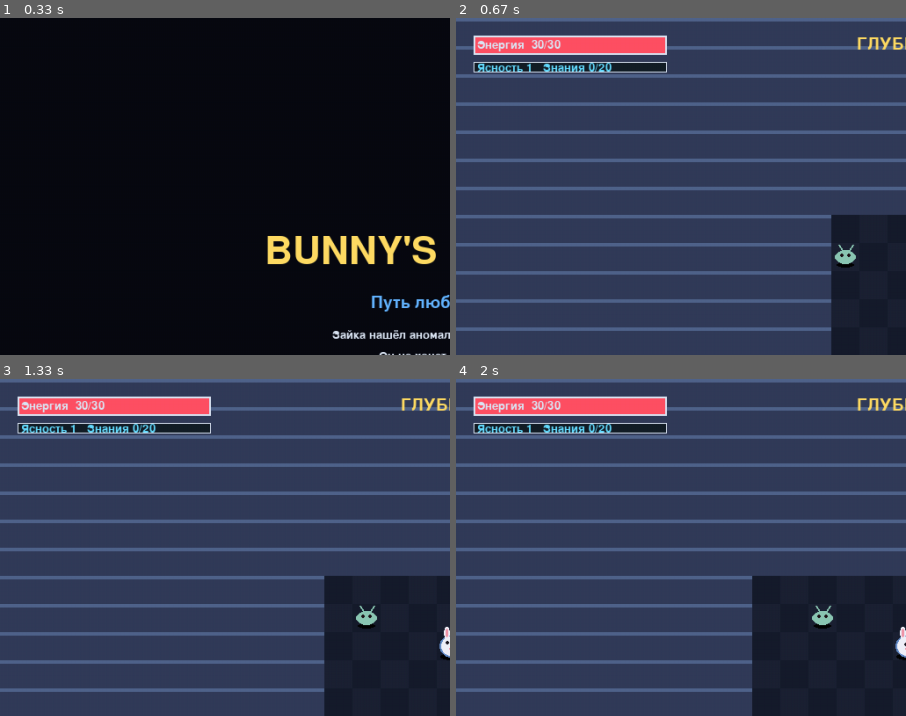
Above: before the commit, frames 1-4 (two rows, left to right).
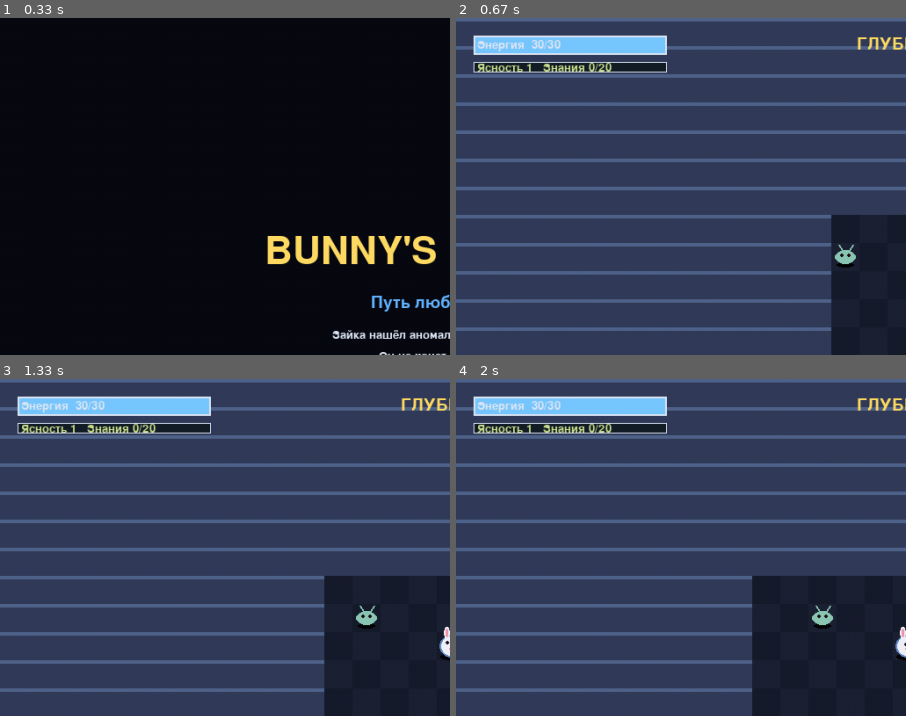
Above: after the commit, the same moments.

Repository: Folombas/PyGame2026
Game: pygame game, started from BunnyDescent/main.py
The game is run twice, just before and just after one commit, with the same random seed, the same clock (stepped at 60 frames per second) and the same inputs.
Inputs:
- Up to frame 1 (0.33 s): no input
- Up to frame 2 (0.67 s): tap Enter at 0.33 s
- Up to frame 3 (1.33 s): hold Right 0.67-1.13 s; hold Up from 1.17 s (still down)
- Up to frame 4 (2 s): release Up at 1.47 s; hold Right 1.5-1.97 s
The pictures show only the part of the screen within x 0-50%, y 0-50%; the shares and areas given below are measured in that part.

Frame 1 is identical in both runs. In frame 2, 2.5% of the frame differs, in the area x 4-47%, y 5-17%; in frame 3, 2.5%; in frame 4, 2.5%.

Commit message:
BunnyDescent: settings.py documents neutral narrative + softer HP color

Diff:
--- a/BunnyDescent/settings.py
+++ b/BunnyDescent/settings.py
@@ -15,16 +15,23 @@
 C_STAIRS      = (255, 200, 80)
 C_TEXT        = (220, 230, 245)
 C_TEXT_DIM    = (120, 140, 170)
-C_HP          = (255, 80, 100)
-C_XP          = (100, 220, 255)
+# C_HP = Энергия (не кровь, а свет)
+# C_XP = Знания (не опыт боя, а понимание)
+C_HP          = (120, 200, 255)    # голубой, не красный
+C_XP          = (200, 220, 140)    # тёплый, неоновый
 C_ACCENT      = (100, 180, 255)
 C_GOLD        = (255, 220, 100)
 C_DANGER      = (255, 60, 80)
 
-# Игрок
-PLAYER_HP = 30
-PLAYER_MP = 10
-PLAYER_SPEED = 0.15  # секунд на шаг
+# === Игрок ===
+# Нейтральная повестка: не боец, а исследователь.
+# HP здесь = ЭНЕРГИЯ (жизненные силы, чтобы идти дальше).
+# MP здесь = ФОКУС (внимание, чтобы замечать детали).
+# Атака = ЛЮБОПЫТСТВО (способность понимать).
+# Защита = СТОЙКОСТЬ (способность не терять себя).
+PLAYER_HP = 30        # Энергия
+PLAYER_MP = 10        # Фокус
+PLAYER_SPEED = 0.15   # секунд на шаг
 
 # Прогрессия
 MAX_DEPTH = 10
